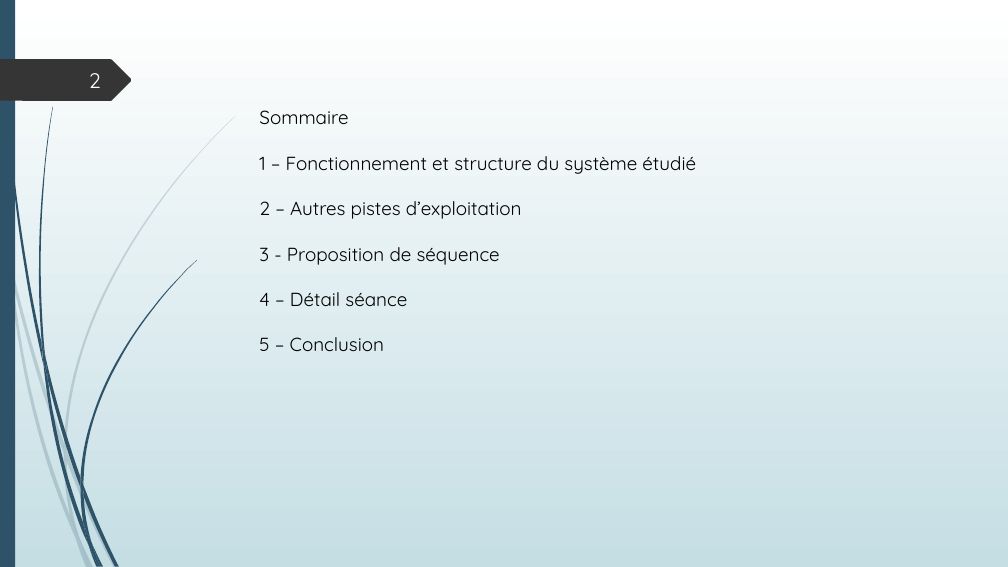
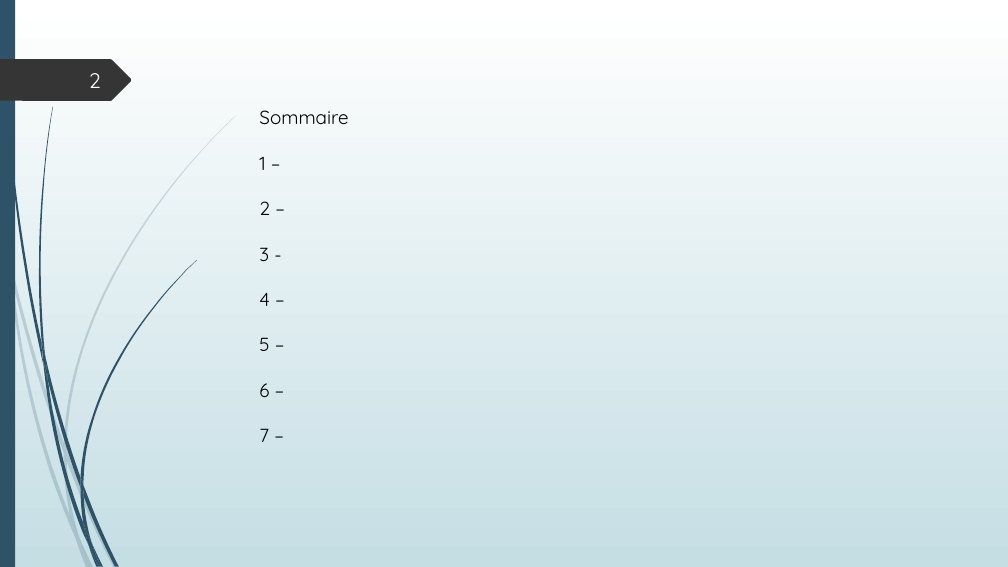
Before and after one commit to SdeuxiModeles/Modeles, a slide deck: slide 2 of N1.pptx. Drawn at 1008x567 pixels with LibreOffice and Linux fonts; fonts in the diff are those of the drawing. Boxes give left, top, right and bottom in pixels: in the first picture for what was removed or moved away, otherwise in the second. Text is boxed around its words. In the diff, an @@ line names an element or a change of style, - is before the commit and + after.

```diff
--- a/N1.pptx
+++ b/N1.pptx
@@ text at (259, 157, 270, 442): text changed @@
-1 – Fonctionnement et structure du système étudié
-2 – Autres pistes d’exploitation
-3 - Proposition de séquence
-4 – Détail séance
-5 – Conclusion
+1 –
+2 –
+3 -
+4 –
+5 –
+6 –
+7 –
```
Also in this commit, not shown: 7 slides added, 24 slides removed.
